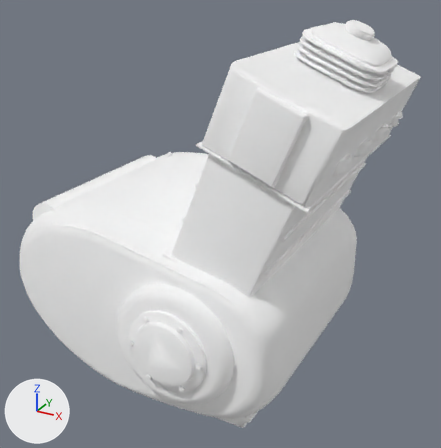
Before and after pictures for a commit that changed the glTF model Data/BikesV2/kits/kazeda_chopper__b_engine_finned_chrome.glb.
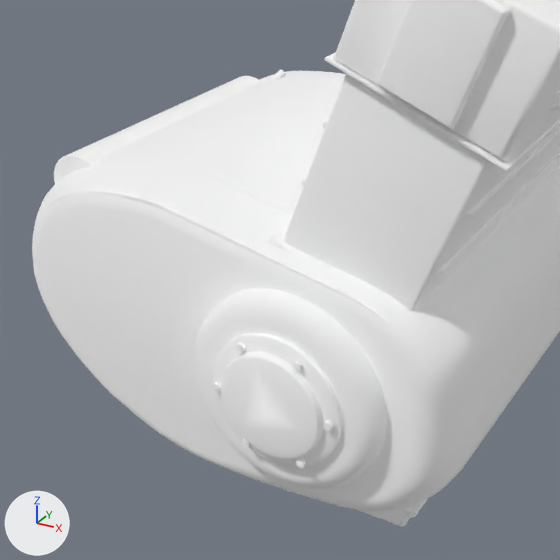
There are two pictures of each version: one whole from a camera (50 mm lens) standing at (1.237, -0.805, 0.877) and looking at (0.797, -0.005, 0.476), one close up on the part from 0% to 77% of the width and 24% to 100% of the height. Arrows for +X, +Y and +Z are at lower left; the lights stay in place. The last two pictures show the newer version. Vertices at exactly the same position are counted once.

The first close-up shows 'kazeda_chopper__b_engine_finned_chrome'.
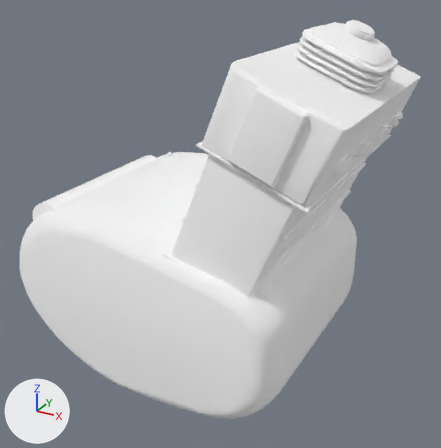
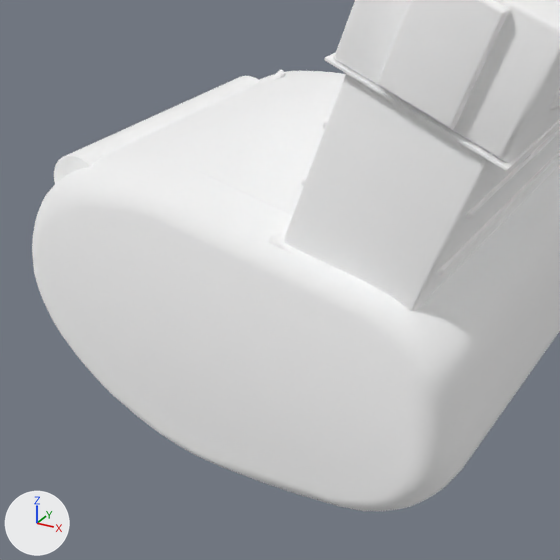
Edits to the bpy script that builds the scene:
```text
Change me_mesh_0:
    used by ob_kazeda_chopper__b_engine_finned_chrome; location = (0.0, 0.0, 0.0)
    remove me_mesh_0.from_pydata(...)  # 5591 vertices, 10718 faces; spans x 0.515..1.05, y -0.235..0.24, z 0.215..0.801
    add me_mesh_0.from_pydata(...)  # 3045 vertices, 5810 faces; spans x 0.515..1.05, y -0.2..0.206, z 0.235..0.801
    me_mesh_0 part 1: 46 loose pieces with 2546 vertices, spanning x 0.538..0.957, y -0.235..0.24, z 0.215..0.516, are deleted
    remove me_mesh_0.materials.append(mat_s151)  # white #ffffff
    remove me_mesh_0.materials.append(mat_s152)  # white #ffffff
```

Where the change shows, as pixel boxes [x1, y1, x2, y2] in the close-ups (560 x 560 px):
'kazeda_chopper__b_engine_finned_chrome', reshaped
    before: [32, 0, 560, 526]
    after: [32, 0, 560, 511]
part 1 of me_mesh_0, deleted
    before: [52, 190, 427, 526]
